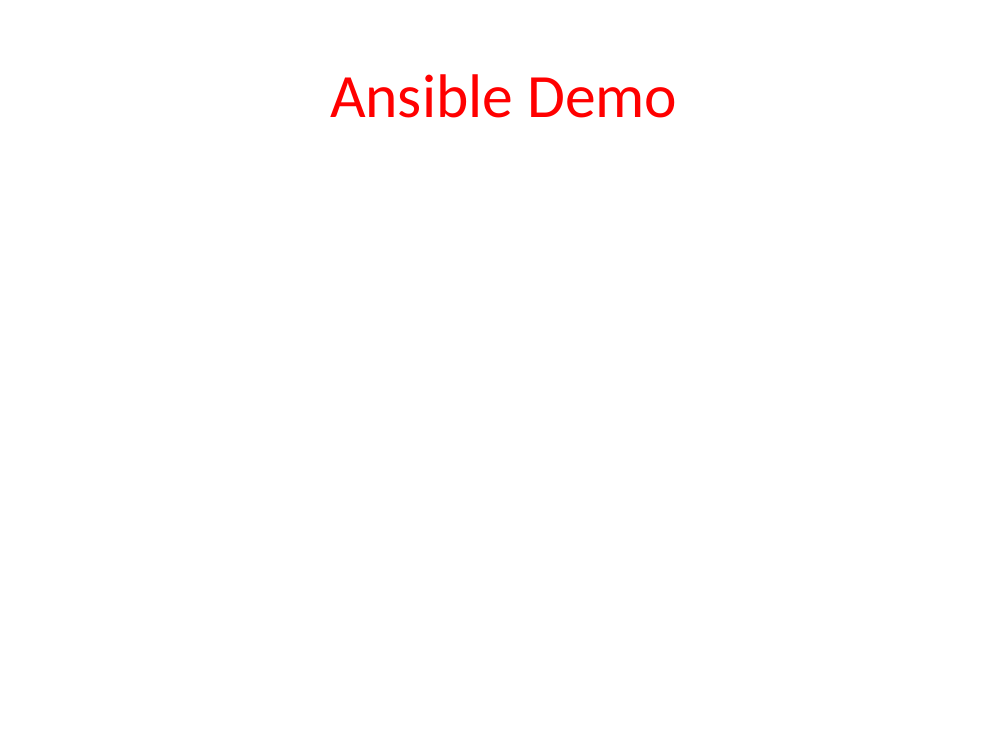
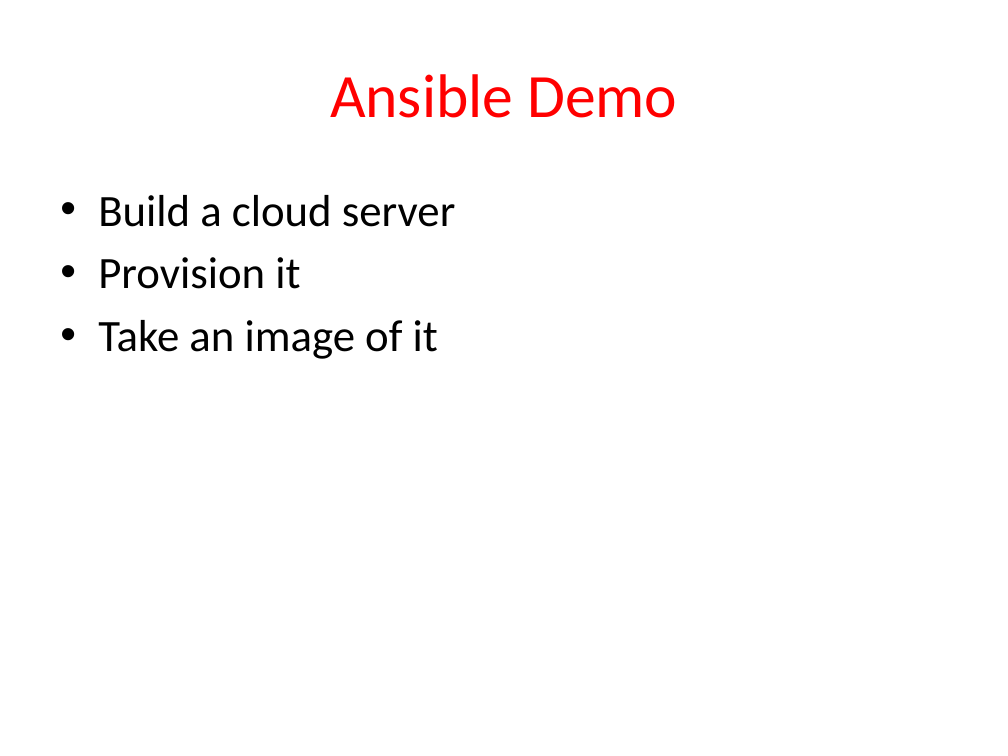
Before and after one commit to Milstein/bsu-cloud-computing, a slide deck: slide 32 of presentation/CloudComputingConfigurationManagement.pptx. Drawn at 1008x756 pixels with LibreOffice and Linux fonts; fonts in the diff are those of the drawing. Boxes give left, top, right and bottom in pixels: in the first picture for what was removed or moved away, otherwise in the second. Text is boxed around its words. In the diff, an @@ line names an element or a change of style, - is before the commit and + after.

```diff
--- a/presentation/CloudComputingConfigurationManagement.pptx
+++ b/presentation/CloudComputingConfigurationManagement.pptx
@@ text added at [98,195,456,359], 32 pt, text #000000 @@
+• Build a cloud server
+• Provision it
+• Take an image of it
```
Also in this commit, not shown: 10 other slides changed, 2 slides added, 9 other files.
